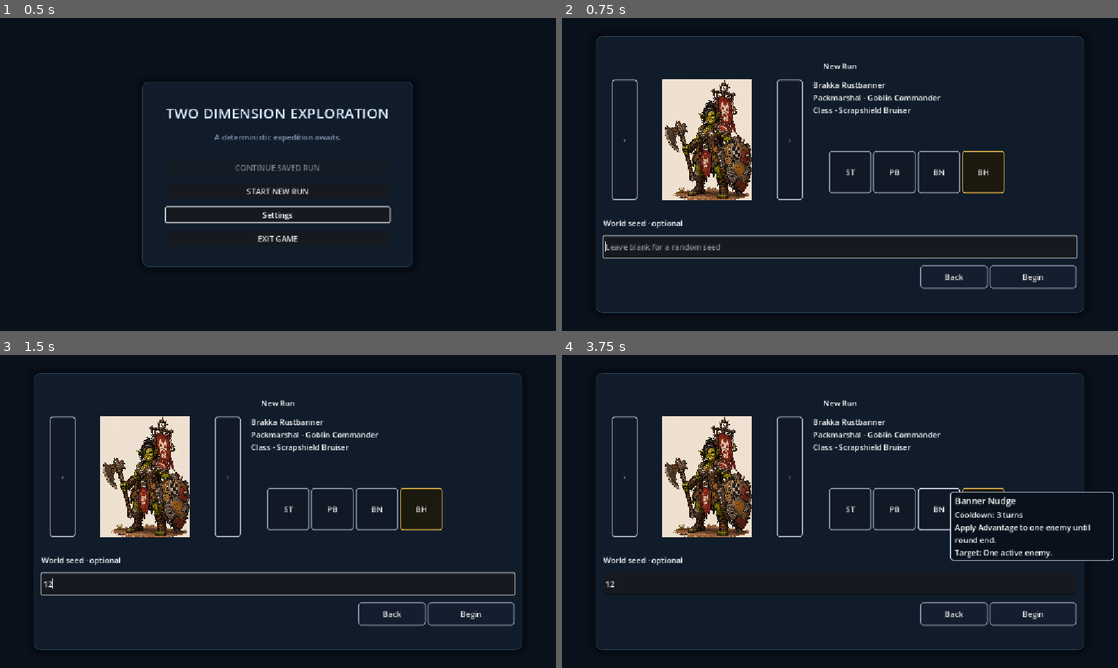
Above: before the commit, frames 1-4 (two rows, left to right).
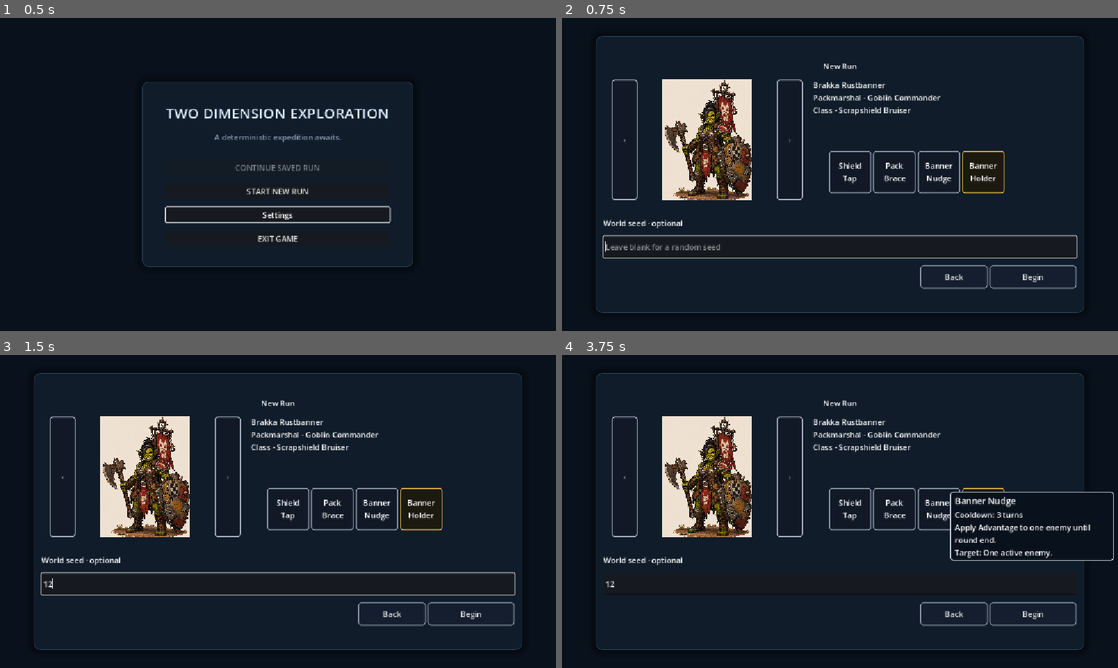
Above: after the commit, the same moments.

Repository: Poostaq/two-dimensional-experiment
Game: Godot game, scene res://Scenes/world_run_start.tscn
Same seed, same stepped clock (60 frames per second), same inputs: the game is played once before the commit and once after it. The engine's default icon, where the game draws it, is replaced by a stand-in: a white triangle on a blue panel in a dark square.
Inputs (mouse positions are in pixels of both pictures, inside the frame that each line leads up to):
- Up to frame 1 (0.5 s): no input
- Up to frame 2 (0.75 s): click "START NEW RUN" at 0.5 s
- Up to frame 3 (1.5 s): click (278, 583) at 1.27 s; type "12" at 1.35 s
- Up to frame 4 (3.75 s): click "ST" (after the commit: "Shield Tap") at 2 s; click "PB" (after the commit: "Pack Brace") at 2.75 s; click "BN" (after the commit: "Banner Nudge") at 3.5 s

Frame 1 is identical in both runs. In frame 2, 0.5% of the frame differs, in the area x 49-79%, y 46-54%; in frame 3, 0.5%; in frame 4, 0.5%.

Commit message:
fix commander skill labels and selection hover state

Diff:
--- a/Scenes/world_run_start.tscn
+++ b/Scenes/world_run_start.tscn
@@ -658,8 +658,10 @@
 layout_mode = 2
 tooltip_text = "Shield Tap"
 theme_override_styles/normal = SubResource("StyleBoxFlat_j3br0")
-theme_override_styles/hover = SubResource("StyleBoxFlat_dk8v3")
-theme_override_styles/focus = SubResource("StyleBoxFlat_is7iv")
+theme_override_styles/hover = SubResource("StyleBoxFlat_j3br0")
+theme_override_styles/focus = SubResource("StyleBoxFlat_j3br0")
+theme_override_styles/pressed = SubResource("StyleBoxFlat_j3br0")
+theme_override_styles/disabled = SubResource("StyleBoxFlat_j3br0")
 text = "ST"
 
 [node name="CommanderSkill1" type="Button" parent="NewRunCenter/NewRunScreen/NewRunMargin/NewRunContent/CommanderColumns/CommanderDetailsColumn/CommanderSkills" unique_id=734834760]
@@ -668,8 +670,10 @@
 layout_mode = 2
 tooltip_text = "Pack Brace"
 theme_override_styles/normal = SubResource("StyleBoxFlat_2j6yo")
-theme_override_styles/hover = SubResource("StyleBoxFlat_3iavx")
-theme_override_styles/focus = SubResource("StyleBoxFlat_qjbey")
+theme_override_styles/hover = SubResource("StyleBoxFlat_2j6yo")
+theme_override_styles/focus = SubResource("StyleBoxFlat_2j6yo")
+theme_override_styles/pressed = SubResource("StyleBoxFlat_2j6yo")
+theme_override_styles/disabled = SubResource("StyleBoxFlat_2j6yo")
 text = "PB"
 
 [node name="CommanderSkill2" type="Button" parent="NewRunCenter/NewRunScreen/NewRunMargin/NewRunContent/CommanderColumns/CommanderDetailsColumn/CommanderSkills" unique_id=1763306320]
@@ -678,8 +682,10 @@
 layout_mode = 2
 tooltip_text = "Banner Nudge"
 theme_override_styles/normal = SubResource("StyleBoxFlat_ljxsx")
-theme_override_styles/hover = SubResource("StyleBoxFlat_1iegp")
-theme_override_styles/focus = SubResource("StyleBoxFlat_80dl3")
+theme_override_styles/hover = SubResource("StyleBoxFlat_ljxsx")
+theme_override_styles/focus = SubResource("StyleBoxFlat_ljxsx")
+theme_override_styles/pressed = SubResource("StyleBoxFlat_ljxsx")
+theme_override_styles/disabled = SubResource("StyleBoxFlat_ljxsx")
 text = "BN"
 
 [node name="CommanderSkill3" type="Button" parent="NewRunCenter/NewRunScreen/NewRunMargin/NewRunContent/CommanderColumns/CommanderDetailsColumn/CommanderSkills" unique_id=164937252]
@@ -688,8 +694,10 @@
 layout_mode = 2
 tooltip_text = "Banner Holder"
 theme_override_styles/normal = SubResource("StyleBoxFlat_g7fog")
-theme_override_styles/hover = SubResource("StyleBoxFlat_wmnon")
-theme_override_styles/focus = SubResource("StyleBoxFlat_oy3ff")
+theme_override_styles/hover = SubResource("StyleBoxFlat_g7fog")
+theme_override_styles/focus = SubResource("StyleBoxFlat_g7fog")
+theme_override_styles/pressed = SubResource("StyleBoxFlat_g7fog")
+theme_override_styles/disabled = SubResource("StyleBoxFlat_g7fog")
 text = "BH"
 
 [node name="CommanderSeedSeparator" type="HSeparator" parent="NewRunCenter/NewRunScreen/NewRunMargin/NewRunContent" unique_id=1872023928]
--- a/Scripts/Run/world_production_launcher.gd
+++ b/Scripts/Run/world_production_launcher.gd
@@ -459,12 +459,41 @@
         var presented_skill := value as CharacterSkill
         if is_instance_valid(presented_skill):
             _presented_commander_skills.append(presented_skill)
-    var abbreviations: Array[String] = ["ST", "PB", "BN", "BH"]
     for index: int in _commander_skill_buttons.size():
         var button: Button = _commander_skill_buttons[index]
-        button.text = abbreviations[index]
-        button.disabled = index >= _presented_commander_skills.size()
+        var skill_text: String = ""
+        if index < _presented_commander_skills.size():
+            skill_text = _presented_commander_skills[index].display_name
+        button.text = ""
+        button.disabled = false
+        button.focus_mode = Control.FOCUS_ALL
+        button.mouse_filter = Control.MOUSE_FILTER_STOP
         button.tooltip_text = ""
+
+        var normal_style: StyleBoxFlat = button.get_theme_stylebox("normal") as StyleBoxFlat
+        if is_instance_valid(normal_style):
+            button.add_theme_stylebox_override("hover", normal_style)
+            button.add_theme_stylebox_override("focus", normal_style)
+            button.add_theme_stylebox_override("pressed", normal_style)
+            button.add_theme_stylebox_override("disabled", normal_style)
+
+        var name_label: Label = button.get_node_or_null("SkillTextLabel") as Label
+        if name_label == null:
+            name_label = Label.new()
+            name_label.name = "SkillTextLabel"
+            name_label.mouse_filter = Control.MOUSE_FILTER_IGNORE
+            name_label.autowrap_mode = TextServer.AUTOWRAP_WORD_SMART
+            name_label.horizontal_alignment = HORIZONTAL_ALIGNMENT_CENTER
+            name_label.vertical_alignment = VERTICAL_ALIGNMENT_CENTER
+            name_label.text_overrun_behavior = TextServer.OVERRUN_TRIM_ELLIPSIS
+            name_label.set_anchors_preset(Control.PRESET_FULL_RECT)
+            name_label.offset_left = 6.0
+            name_label.offset_top = 8.0
+            name_label.offset_right = -6.0
+            name_label.offset_bottom = -8.0
+            button.add_child(name_label)
+        name_label.text = skill_text
+        name_label.visible = not skill_text.is_empty()
     if (
         is_instance_valid(_active_tooltip_target)
         and not _commander_skill_buttons.has(_active_tooltip_target)
@@ -475,11 +504,15 @@
 
 
 func _on_commander_skill_mouse_entered(index: int, target: Control) -> void:
+    if target == null or not is_instance_valid(target):
+        return
     _hovered_tooltip_target = target
     _show_commander_skill_tooltip(index, target)
 
 
 func _show_commander_skill_tooltip(index: int, target: Control) -> void:
+    if target == null or not is_instance_valid(target):
+        return
     if index < 0 or index >= _presented_commander_skills.size():
         return
     var skill: CharacterSkill = _presented_commander_skills[index]
--- a/Tests/UI/test_world_run_start_scene.gd
+++ b/Tests/UI/test_world_run_start_scene.gd
@@ -242,13 +242,25 @@
     )
     _expect(begin.text == "Begin", "final action is Begin")
     _expect(seed.global_position.y < begin.global_position.y, "seed input precedes Begin in setup flow")
-    var expected_texts: Array[String] = ["ST", "PB", "BN", "BH"]
+    var expected_texts: Array[String] = [
+        "Shield Tap",
+        "Pack Brace",
+        "Banner Nudge",
+        "Banner Holder",
+    ]
     for index: int in expected_texts.size():
         var button := launcher.get_node(NodePath("%CommanderSkill" + str(index))) as Button
-        _expect(button.text == expected_texts[index], "skill square %d uses expected abbreviation" % index)
-        _expect(button.focus_mode == Control.FOCUS_ALL, "skill square %d is keyboard focusable" % index)
-        button.grab_focus()
-        _expect(root.gui_get_focus_owner() == button, "skill square %d accepts keyboard focus" % index)
+        _expect(button.text == "", "skill square %d uses the wrapped label instead of button text" % index)
+        var name_label := button.get_node_or_null("SkillTextLabel") as Label
+        _expect(is_instance_valid(name_label), "skill square %d has a wrapped label" % index)
+        _expect(name_label.text == expected_texts[index], "skill square %d shows the full skill name" % index)
+        _expect(not button.disabled, "skill square %d remains interactive for hover tooltip" % index)
+        _expect(button.focus_mode == Control.FOCUS_ALL, "skill square %d accepts keyboard focus" % index)
+        _expect(button.mouse_filter == Control.MOUSE_FILTER_STOP, "skill square %d keeps mouse handling" % index)
+        _expect(
+            button.get_theme_stylebox("pressed") == button.get_theme_stylebox("normal"),
+            "skill square %d uses the same visual style in pressed state" % index
+        )
     var arrow_border := previous.get_theme_stylebox("disabled") as StyleBoxFlat
     _expect(previous.focus_mode == Control.FOCUS_NONE, "disabled previous arrow rejects keyboard focus")
     _expect(next.focus_mode == Control.FOCUS_NONE, "disabled next arrow rejects keyboard focus")
@@ -290,17 +302,6 @@
         tooltip_body.text.contains("Cooldown: 1 turn"),
         "cooldown uses readable singular wording"
     )
-    _expect(tooltip_body.text.contains("Target:"), "target line always has its prefix")
-    _expect(
-        tooltip_body.autowrap_mode != TextServer.AUTOWRAP_OFF,
-        "tooltip body wraps"
-    )
-    _expect(tooltip.custom_minimum_size.x == 340.0, "tooltip width is capped at 340 pixels")
-    _expect(
-        tooltip_name.get_theme_font_size("font_size")
-        == tooltip_body.get_theme_font_size("font_size") + 2,
-        "tooltip name is two points larger than body copy"
-    )
     _expect(
         tooltip.mouse_filter == Control.MOUSE_FILTER_IGNORE,
         "tooltip root is mouse-transparent"
@@ -310,22 +311,6 @@
             (child as Control).mouse_filter == Control.MOUSE_FILTER_IGNORE,
             "tooltip descendant %s is mouse-transparent" % child.name
         )
-    var second_skill := launcher.get_node("%CommanderSkill1") as Button
-    launcher.call("_on_commander_skill_mouse_entered", 0, first_skill)
-    launcher.call("_hide_commander_skill_tooltip", first_skill)
-    _expect(not tooltip.visible, "unfocused skill exit hides tooltip immediately")
-
-    first_skill.grab_focus()
-    launcher.call("_on_commander_skill_mouse_entered", 0, first_skill)
-    launcher.call("_hide_commander_skill_tooltip", first_skill)
-    _expect(tooltip.visible, "keyboard focus keeps tooltip visible after mouse exit")
-    first_skill.release_focus()
-    _expect(not tooltip.visible, "focus exit hides tooltip when skill is not hovered")
-
-    launcher.call("_on_commander_skill_mouse_entered", 0, first_skill)
-    launcher.call("_on_commander_skill_mouse_entered", 1, second_skill)
-    launcher.call("_hide_commander_skill_tooltip", first_skill)
-    _expect(tooltip.visible, "stale exit cannot hide the newer tooltip target")
     var viewport_size := launcher.get_viewport_rect().size
     _expect(
         tooltip.global_position.x >= 8.0 and tooltip.global_position.y >= 8.0,
@@ -347,8 +332,6 @@
             viewport_size,
         ]
     )
-    launcher.call("_hide_commander_skill_tooltip", second_skill)
-    _expect(not tooltip.visible, "active target exit hides tooltip immediately")
     var selected_before: StringName = launcher.call("get_selected_commander_id")
     previous.emit_signal("pressed")
     next.emit_signal("pressed")
